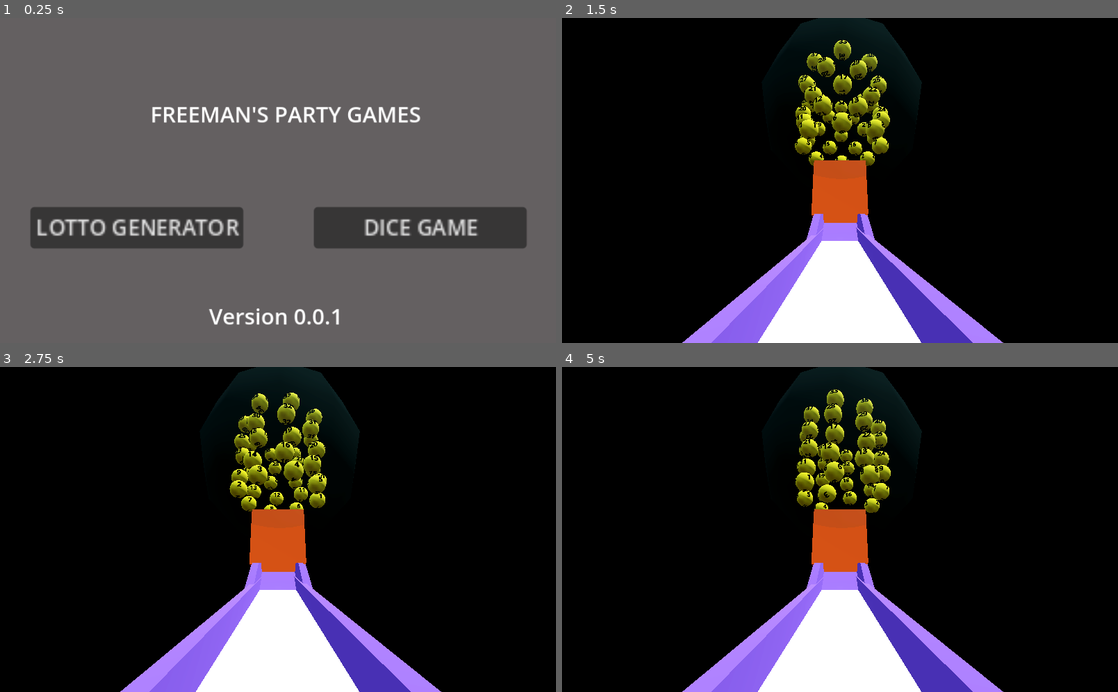
Above: before the commit, frames 1-4 (two rows, left to right).
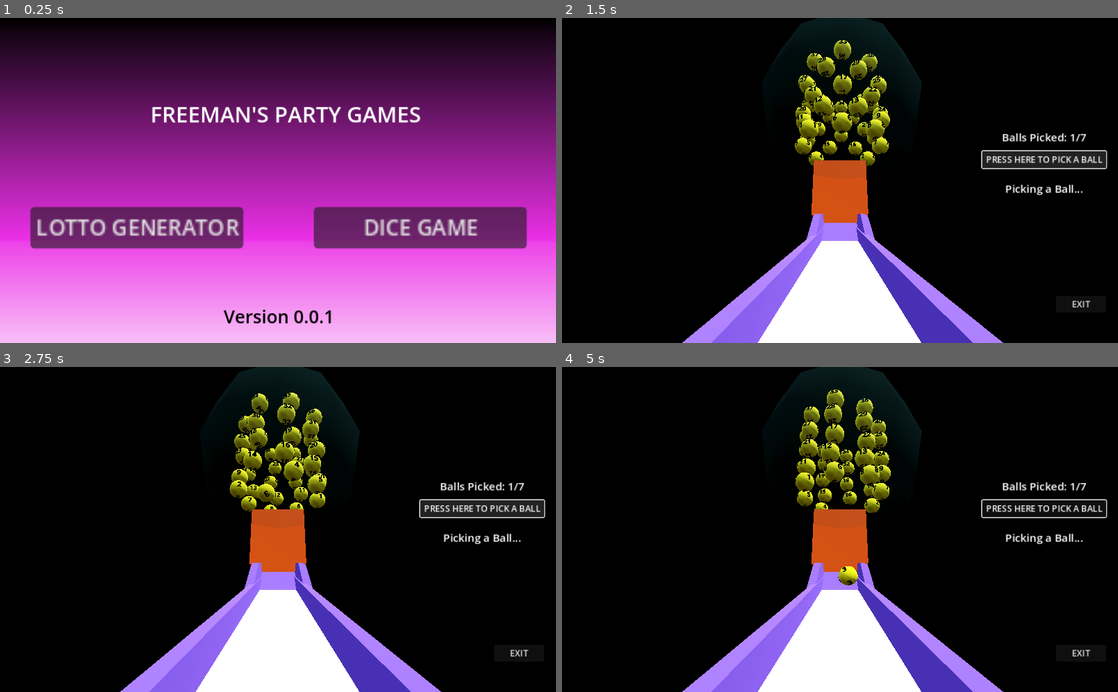
Above: after the commit, the same moments.

Repository: hffriman/Freemans-Party-Games
Game: Godot game, scene res://main_menu.tscn
Same seed, same stepped clock (60 frames per second), same inputs: the game is played once before the commit and once after it.
Inputs (mouse positions are in pixels of both pictures, inside the frame that each line leads up to):
- Up to frame 1 (0.25 s): no input
- Up to frame 2 (1.5 s): click "LOTTO GENERATOR" at 0.5 s; click (1045, 161) at 1.25 s, where only the run after the commit has a clickable "PRESS HERE TO PICK A BALL"
- Up to frame 3 (2.75 s): click (483, 510) at 2 s, where only the run after the commit has a clickable "PRESS HERE TO PICK A BALL"
- Up to frame 4 (5 s): click (1045, 510) at 2.75 s, where only the run after the commit has a clickable "PRESS HERE TO PICK A BALL"; move the mouse to (962, 513) at 3.52 s; hold Space (Jump) 3.53-4.28 s; click (962, 513) at 3.67 s; move the mouse to (728, 545) at 4.27 s; tap Space (Jump) at 4.35, 4.52, 4.82 s; click (728, 545) at 4.42 s

The runs differ from the first frame. In frame 1, 98% of the frame differs, in the area x 0-100%, y 0-100%; in frame 2, 1.9%; in frame 3, 2.1%; in frame 4, 1.3%.

Commit message:
Made visual enchancements (more buttons, background image etc.)

Diff:
--- a/dicegame.gd
+++ b/dicegame.gd
@@ -9,6 +9,8 @@
 
 var score_board1; var score_board2
 var final_phase_layer
+
+var menu_layer
 
 var guess_number
 var final_operator;
@@ -39,6 +41,7 @@
 	score_board1 = get_node("ScoreLayer/ScoreBoard1")
 	score_board2 = get_node("ScoreLayer/ScoreBoard2")
 	final_phase_layer = get_node("FinalPhaseLayer")
+	menu_layer = get_node("MenuLayer")
 
 	operators = ['+', '-', '*', '/', '^']
 
@@ -70,7 +73,7 @@
 				if int(final_score) <= 0 or int(final_score) >= 0:
 					await get_tree().create_timer(2).timeout
 					final_phase_layer._give_final_rating(guess_number, score1, final_operator, score2, final_score)
-
+					menu_layer.visible = false
 func _on_dice_button_1_pressed():
 	dice1_ready = true
 
@@ -87,3 +90,7 @@
 
 func _on_back_to_menu_pressed():
 	get_tree().change_scene_to_file("res://main_menu.tscn")
+
+
+func _on_exit_to_menu_pressed():
+	get_tree().change_scene_to_file("res://main_menu.tscn")
--- a/dicegame.tscn
+++ b/dicegame.tscn
@@ -376,6 +376,21 @@
 offset_bottom = 5.7706
 text = "Main Menu"
 
+[node name="MenuLayer" type="CanvasLayer" parent="."]
+
+[node name="ExitToMenu" type="Button" parent="MenuLayer"]
+anchors_preset = -1
+anchor_left = 0.904
+anchor_top = 0.008
+anchor_right = 0.992
+anchor_bottom = 0.094
+offset_left = 0.303955
+offset_top = 0.2
+offset_right = -35.8079
+offset_bottom = -20.4
+scale = Vector2(1.6573, 1.6573)
+text = "Exit"
+
 [node name="housewalls" type="Node3D" parent="."]
 
 [node name="wall" type="CSGBox3D" parent="housewalls"]
@@ -414,3 +429,4 @@
 [connection signal="pressed" from="FinalPhaseLayer/GuessNumberLayer/EnterNumberButton" to="." method="_on_button_pressed"]
 [connection signal="pressed" from="FinalPhaseLayer/GameOverLayer/Retry" to="." method="_on_retry_pressed"]
 [connection signal="pressed" from="FinalPhaseLayer/GameOverLayer/BackToMenu" to="." method="_on_back_to_menu_pressed"]
+[connection signal="pressed" from="MenuLayer/ExitToMenu" to="." method="_on_exit_to_menu_pressed"]
--- /dev/null
+++ b/icon.svg
@@ -0,0 +1,31 @@
+<?xml version="1.0" encoding="UTF-8" standalone="no"?>
+<!-- Created with Inkscape (http://www.inkscape.org/) -->
+
+<svg
+   width="210mm"
+   height="297mm"
+   viewBox="0 0 210 297"
+   version="1.1"
+   id="svg5"
+   xmlns="http://www.w3.org/2000/svg"
+   xmlns:svg="http://www.w3.org/2000/svg">
+  <defs
+     id="defs2" />
+  <g
+     id="layer1">
+    <rect
+       style="fill:#ffdd55;stroke-width:0.264583"
+       id="rect240"
+       width="153.0675"
+       height="72.615639"
+       x="60.600109"
+       y="160.90373" />
+    <rect
+       style="fill:#ffdd55;stroke-width:0.264583"
+       id="rect242"
+       width="270.61084"
+       height="360.46613"
+       x="-4.1793175"
+       y="-12.537952" />
+  </g>
+</svg>
--- a/lotto_ball.gd
+++ b/lotto_ball.gd
@@ -7,7 +7,7 @@
 func _ready():
 	selected = false
 
-func _process(delta):
+func _process(_delta):
 	if selected == true:
 		self.freeze = false
 
--- a/lotto_ball_icon.gd
+++ b/lotto_ball_icon.gd
@@ -10,7 +10,7 @@
 
 
 # Called every frame. 'delta' is the elapsed time since the previous frame.
-func _process(delta):
+func _process(_delta):
 	if is_selected and not has_moved:
 		animation.play("lotto_ball_move")
 		await get_tree().create_timer(1).timeout
--- a/lotto_generator.gd
+++ b/lotto_generator.gd
@@ -14,6 +14,12 @@
 
 var lotto_points_icons
 
+var pick_button_is_pressed = false
+
+var balls_left_label
+var picking_a_ball_label
+var balls_picked = 0
+
 # Called when the node enters the scene tree for the first time.
 func _ready():
 	lotto_ball_rows = get_node("lotto_balls").get_children()
@@ -29,8 +35,14 @@
 		lb.show_ball_number(numbers[index])
 		index = index + 1
 
+	balls_left_label = get_node("Balls left")
+	picking_a_ball_label = get_node("Picking a Ball")
+
 # Called every frame. 'delta' is the elapsed time since the previous frame.
-func _process(delta):
+func _process(_delta):
+
+	balls_left_label.text = "Balls Picked: " + str(balls_picked) + "/7"
+
 	for lbr in lotto_ball_rows:
 		for lb in lbr.get_children():
 			if lb.selected == true:
@@ -43,8 +55,8 @@
 		else:
 			lbr.rotate(Vector3(0, 1.0, 0), 0.3)
 
-func _input(event):
-	if event.is_action_pressed("Jump") && lotto_turns > 0:
+func _input(_event):
+	if pick_button_is_pressed && lotto_turns > 0:
 		press_count = press_count + 1
 		if (lotto_ball_rows.size() > 0):
 			var random_number_1 = randi() % lotto_ball_rows.size()
@@ -52,9 +64,21 @@
 				var random_number_2 = randi() % lotto_ball_rows[random_number_1].get_children().size()
 				var selected_ball = lotto_ball_rows[random_number_1].get_child(random_number_2)
 				selected_ball.selected = true
+				picking_a_ball_label.text = "Picking a Ball..."
 				var score_icon_index = (7 - (lotto_turns))
+				balls_picked = balls_picked + 1
 				lotto_points_icons[score_icon_index].get_child(1).text = str(selected_ball.ball_number)
 				lotto_turns = lotto_turns - 1
 				await get_tree().create_timer(4).timeout
 				lotto_points_icons[score_icon_index].is_selected = true
 				press_count = 0
+				picking_a_ball_label.text = ""
+
+func _on_press_to_pick_button_down():
+	pick_button_is_pressed = true
+
+func _on_press_to_pick_button_up():
+	pick_button_is_pressed = false
+
+func _on_exit_to_menu_pressed():
+	get_tree().change_scene_to_file("res://main_menu.tscn")
--- a/lotto_generator.tscn
+++ b/lotto_generator.tscn
@@ -23,6 +23,12 @@
 [sub_resource type="StandardMaterial3D" id="StandardMaterial3D_fp2b1"]
 albedo_color = Color(0, 0, 0, 1)
 metallic_specular = 0.0
+
+[sub_resource type="FontVariation" id="FontVariation_ww3mj"]
+
+[sub_resource type="LabelSettings" id="LabelSettings_iesqf"]
+font = SubResource("FontVariation_ww3mj")
+font_size = 20
 
 [node name="LottoGenerator" type="Node3D"]
 transform = Transform3D(-4.37114e-08, 0, -1, 0, 1, 0, 1, 0, -4.37114e-08, -3.35075, 165, 0)
@@ -57,3 +63,55 @@
 [node name="CSGCylinder3D" type="CSGCylinder3D" parent="."]
 transform = Transform3D(2.22603, 0, 7.27596e-12, 0, 357.641, 0, 1.42109e-14, 0, -1574.08, -35.2851, 34.9339, 1.43051e-06)
 material = SubResource("StandardMaterial3D_fp2b1")
+
+[node name="PressToPick" type="Button" parent="."]
+offset_left = 774.0
+offset_top = 246.0
+offset_right = 1002.0
+offset_bottom = 277.0
+text = "PRESS HERE TO PICK A BALL"
+
+[node name="ExitToMenu" type="Button" parent="."]
+anchors_preset = -1
+anchor_left = 0.889
+anchor_top = 0.855
+anchor_right = 0.979
+anchor_bottom = 0.894
+offset_left = -0.33606
+offset_right = -0.496033
+offset_bottom = 7.59998
+text = "EXIT
+"
+
+[node name="Balls left" type="Label" parent="."]
+anchors_preset = -1
+anchor_left = 0.771
+anchor_top = 0.322
+anchor_right = 0.913
+anchor_bottom = 0.365
+offset_left = 13.496
+offset_top = 11.8
+offset_right = 39.088
+offset_bottom = 14.0
+text = "LOTTO BALLS: 7/7"
+label_settings = SubResource("LabelSettings_iesqf")
+horizontal_alignment = 1
+
+[node name="Picking a Ball" type="Label" parent="."]
+anchors_preset = -1
+anchor_left = 0.771
+anchor_top = 0.322
+anchor_right = 0.913
+anchor_bottom = 0.365
+offset_left = 13.496
+offset_top = 106.8
+offset_right = 39.088
+offset_bottom = 109.0
+label_settings = SubResource("LabelSettings_iesqf")
+horizontal_alignment = 1
+
+[connection signal="button_down" from="PressToPick" to="." method="_on_press_to_pick_button_down"]
+[connection signal="button_up" from="PressToPick" to="." method="_on_press_to_pick_button_up"]
+[connection signal="button_down" from="ExitToMenu" to="." method="_on_press_to_pick_button_down"]
+[connection signal="button_up" from="ExitToMenu" to="." method="_on_press_to_pick_button_up"]
+[connection signal="pressed" from="ExitToMenu" to="." method="_on_exit_to_menu_pressed"]
--- a/lotto_machine.gd
+++ b/lotto_machine.gd
@@ -6,5 +6,5 @@
 	pass
 
 # Called every frame. 'delta' is the elapsed time since the previous frame.
-func _process(delta):
+func _process(_delta):
 	pass
--- a/lotto_points_layer.gd
+++ b/lotto_points_layer.gd
@@ -8,5 +8,5 @@
 
 
 # Called every frame. 'delta' is the elapsed time since the previous frame.
-func _process(delta):
+func _process(_delta):
 	pass
--- a/main_menu.gd
+++ b/main_menu.gd
@@ -7,7 +7,7 @@
 
 
 # Called every frame. 'delta' is the elapsed time since the previous frame.
-func _process(delta):
+func _process(_delta):
 	pass
 
 
--- a/main_menu.tscn
+++ b/main_menu.tscn
@@ -1,6 +1,13 @@
-[gd_scene load_steps=4 format=3 uid="uid://4aaql8kdi01a"]
+[gd_scene load_steps=8 format=3 uid="uid://4aaql8kdi01a"]
 
 [ext_resource type="Script" path="res://main_menu.gd" id="1_jb4eo"]
+
+[sub_resource type="Gradient" id="Gradient_27pux"]
+offsets = PackedFloat32Array(0, 0.0438596, 0.587719, 0.596491, 1)
+colors = PackedColorArray(0, 0, 0, 1, 0.0896173, 0.0181642, 0.0878933, 1, 0.923747, 0.187231, 0.905978, 1, 0.931048, 0.265049, 0.91498, 1, 1, 1, 1, 1)
+
+[sub_resource type="GradientTexture1D" id="GradientTexture1D_vy0t7"]
+gradient = SubResource("Gradient_27pux")
 
 [sub_resource type="FontVariation" id="FontVariation_fg0qd"]
 
@@ -8,10 +15,23 @@
 font = SubResource("FontVariation_fg0qd")
 font_size = 40
 
+[sub_resource type="FontVariation" id="FontVariation_k4t3r"]
+
+[sub_resource type="LabelSettings" id="LabelSettings_43p0x"]
+font = SubResource("FontVariation_k4t3r")
+font_size = 33
+font_color = Color(0, 0, 0, 1)
+
 [node name="MainMenu" type="Node3D"]
 script = ExtResource("1_jb4eo")
 
 [node name="Camera3D" type="Camera3D" parent="."]
+
+[node name="Sprite2D" type="Sprite2D" parent="."]
+position = Vector2(516, 348)
+rotation = 1.57079
+scale = Vector2(2.71493, -1110.07)
+texture = SubResource("GradientTexture1D_vy0t7")
 
 [node name="LottoGenerator" type="Button" parent="."]
 anchors_preset = -1
@@ -54,16 +74,16 @@
 
 [node name="Version" type="Label" parent="."]
 anchors_preset = -1
-anchor_left = 0.273
-anchor_top = 0.248
-anchor_right = 0.759
-anchor_bottom = 0.34
-offset_left = 105.448
-offset_top = 373.2
-offset_right = -144.216
-offset_bottom = 373.0
+anchor_left = 0.402
+anchor_top = 0.88
+anchor_right = 0.602
+anchor_bottom = 0.957
+offset_left = 0.35199
+offset_top = -6.10352e-05
+offset_right = -0.448059
+offset_bottom = -0.200012
 text = "Version 0.0.1"
-label_settings = SubResource("LabelSettings_0o5gp")
+label_settings = SubResource("LabelSettings_43p0x")
 
 [connection signal="pressed" from="LottoGenerator" to="." method="_on_lotto_generator_pressed"]
 [connection signal="pressed" from="DiceGame" to="." method="_on_dice_game_pressed"]
Not shown: 1 places in lotto_generator.tscn that only renumber resources
